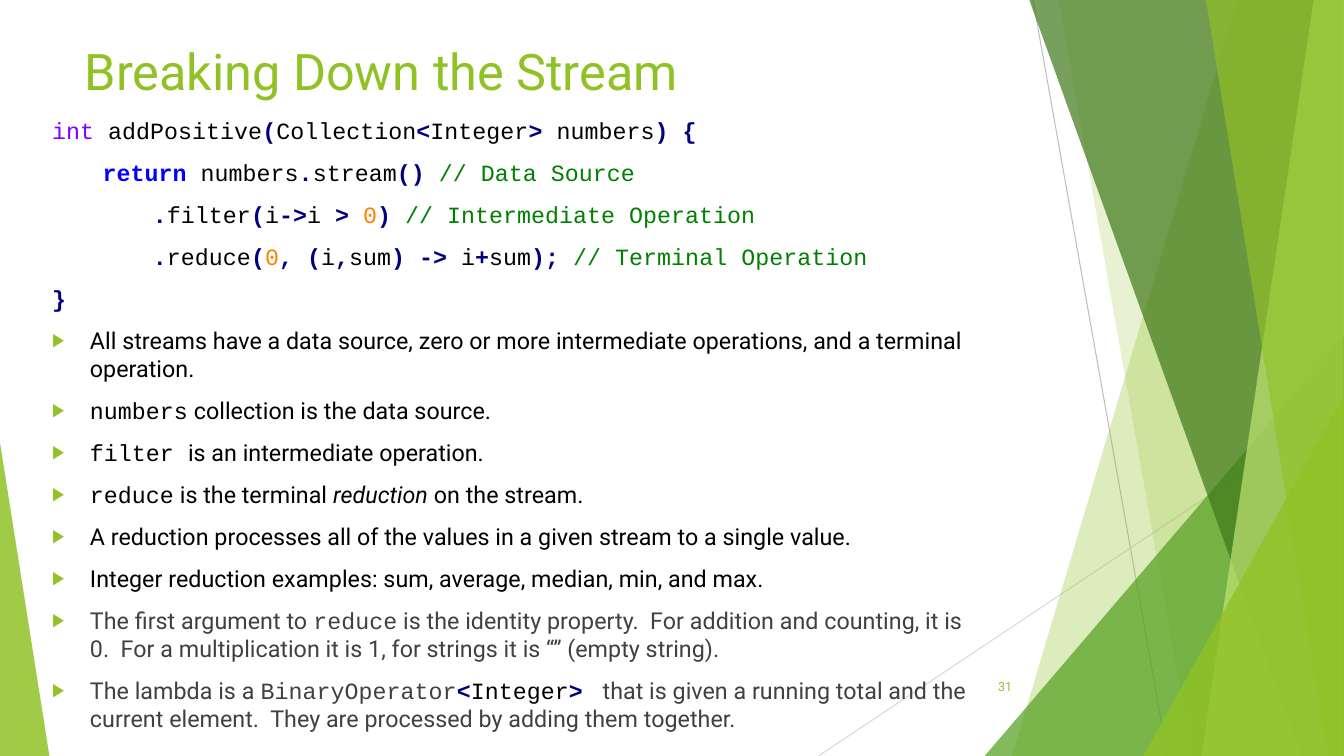
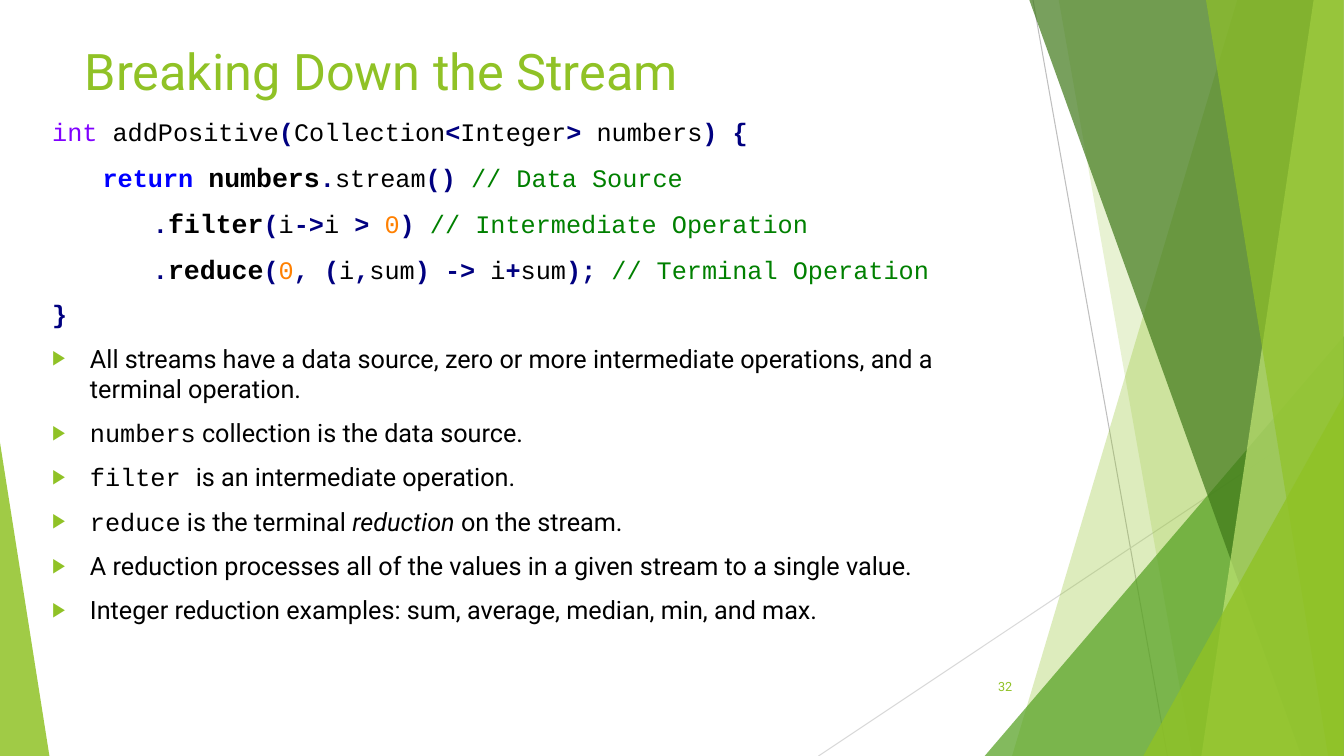
Before and after one commit to RichardRoda/2017-CodePaLOUsa-Lambda, a slide deck: slide 32 of Learning to Love the Lambda in the Stream.pptx (slide 31 before the commit). Drawn at 1344x756 pixels with LibreOffice and Linux fonts; fonts in the diff are those of the drawing. Boxes give left, top, right and bottom in pixels: in the first picture for what was removed or moved away, otherwise in the second. Text is boxed around its words. In the diff, an @@ line names an element or a change of style, - is before the commit and + after.

Commit message:
Use large bold font to emphasize the parts of the example that are relevant to what is being discussed in the slide.

```diff
--- a/Learning to Love the Lambda in the Stream.pptx
+++ b/Learning to Love the Lambda in the Stream.pptx
@@ text "int addPositive(Collection<Integer> numbers) {" at (52, 123, 933, 625): size 16.6 to 18 pt; size 16.6 to 19 pt, bold on in "numbers.stream()", ".filter(i->i", ".reduce(0," @@
@@ text at (90, 611, 966, 704): paragraphs removed @@
-▶ The first argument to reduce is the identity property. For addition and counting, it is 0. For a multiplication it is 1, for strings it is “” (empty string).
-▶ The lambda is a BinaryOperator<Integer> that is given a running total and the current element. They are processed by adding them together.
@@ page number at (998, 682, 1012, 691): text changed @@
-31
+32
```
Also in this commit, not shown: 23 other slides changed, 1 slide added, 1 other file.
